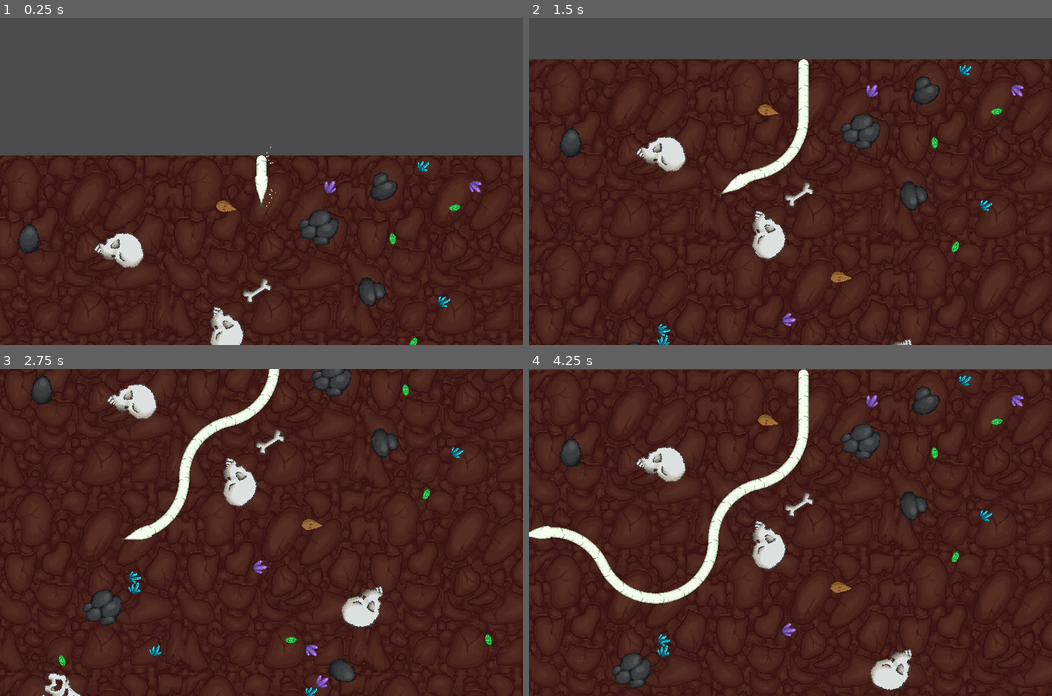
Above: before the commit, frames 1-4 (two rows, left to right).
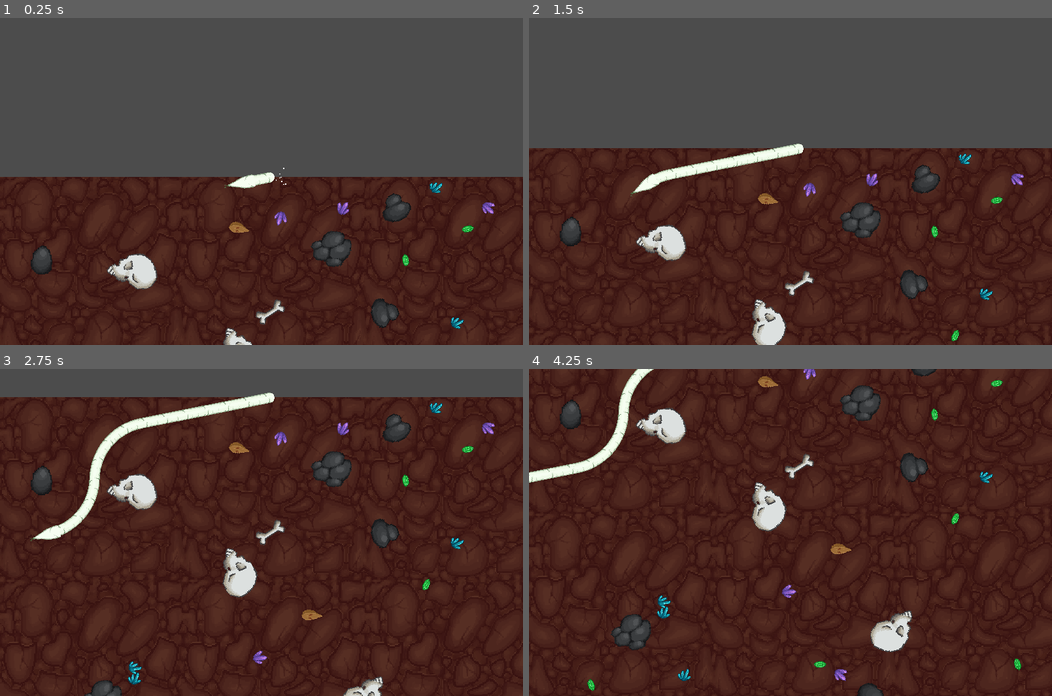
Above: after the commit, the same moments.

Repository: 0xOnyx/GGJ
Game: Godot game, scene res://scenes/main.tscn
Same seed, same stepped clock (60 frames per second), same inputs: the game is played once before the commit and once after it.
Inputs:
- Up to frame 1 (0.25 s): no input
- Up to frame 2 (1.5 s): hold D (right) 0.53-1.28 s; hold A (left) from 1.28 s (still down)
- Up to frame 3 (2.75 s): release A (left) at 2.03 s; hold D (right) from 2.03 s (still down)
- Up to frame 4 (4.25 s): release D (right) at 3.53 s; hold A (left) from 3.53 s (still down)

The runs differ from the first frame. In frame 1, 14% of the frame differs, in the area x 0-100%, y 39-100%; in frame 2, 35%, in the area x 0-100%, y 12-100%; in frame 3, 22%; in frame 4, 16%.

Commit message:
root rotation clamped fix #6 fix #12

Diff:
--- a/scenes/subsurface.tscn
+++ b/scenes/subsurface.tscn
@@ -13,7 +13,7 @@
 
 [node name="Root" parent="snake" instance=ExtResource( 2 )]
 position = Vector2( 264, 0 )
-rotation = -1.5708
+rotation = 6.28319
 
 [node name="Camera2D" type="Camera2D" parent="snake/Root"]
 current = true
--- a/scripts/root.gd
+++ b/scripts/root.gd
@@ -5,7 +5,7 @@
 
 var velocity = Vector2()
 var rotation_dir = 0
-
+var rot_limit = PI/16
 
 func get_input():
 	rotation_dir = 0
@@ -20,6 +20,8 @@
 	get_input()
 	velocity = Vector2(-speed, 0).rotated(rotation)
 	rotation += rotation_dir * rotation_speed * delta
+	rotation = clamp(rotation, -PI+rot_limit, -rot_limit)
+	print(rot_limit, "  ", rad2deg(rotation))
 	velocity = move_and_slide(velocity)
 
 func _on_PathPointTimer_timeout():
Not shown, added: status
